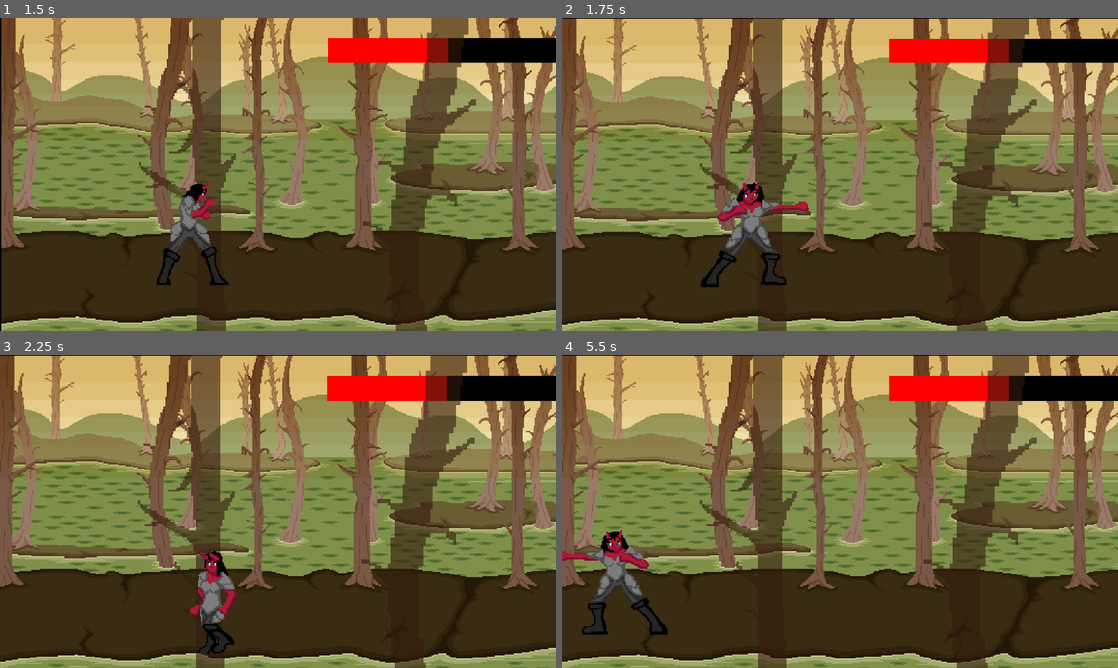
Above: before the commit, frames 1-4 (two rows, left to right).
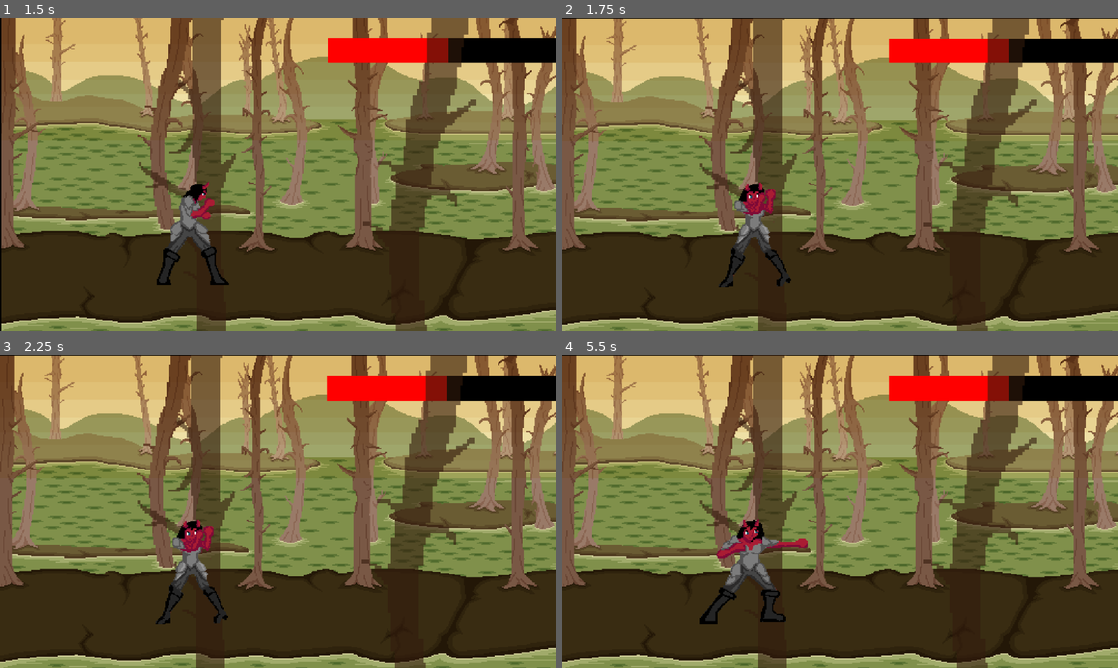
Above: after the commit, the same moments.

Repository: SnapdCC/Ultimatum
Game: Godot game, scene res://Screens/MainScreen.tscn
The game is run twice, just before and just after one commit, with the same random seed, the same clock (stepped at 60 frames per second) and the same inputs.
Inputs:
- Up to frame 1 (1.5 s): click "Play" at 0.5 s; hold Right (ui_right) from 1.28 s (still down); tap A (punch) at 1.35 s
- Up to frame 2 (1.75 s): keep holding Right (ui_right); tap D (guard, bound only after the commit) at 1.55 s
- Up to frame 3 (2.25 s): release Right (ui_right) at 2.03 s; hold Down (ui_down) from 2.03 s (still down); tap D (guard, bound only after the commit) at 2.1 s
- Up to frame 4 (5.5 s): tap A (punch) at 2.3, 3.6, 5.1 s; release Down (ui_down) at 2.78 s; hold Right (ui_right) 2.78-3.53 s; tap S (kick) at 2.85 s; tap D (guard, bound only after the commit) at 3.05, 4.35 s; hold Up (ui_up) 3.53-4.28 s; hold Left (ui_left) from 4.28 s (still down)

Frame 1 is identical in both runs. In frame 2, 1.7% of the frame differs, in the area x 25-45%, y 52-86%; in frame 3, 2.4%; in frame 4, 3.6%, in the area x 0-45%, y 52-90%.

Commit message:
Guard

Diff:
--- a/newgame/Player/Player.gd
+++ b/newgame/Player/Player.gd
@@ -6,6 +6,7 @@
 
 var health = 50
 
+var isPunching = false
 var canDoubleHit = false
 var isDoubleHitActive = false
 var isKicking = false
@@ -22,11 +23,6 @@
 var anim_new
 onready var animationPlayer = $AnimationPlayer
 
-# Declare member variables here. Examples:
-# var a = 2
-# var b = "text"
-
-var isPunching = false
 
 # Called when the node enters the scene tree for the first time.
 func _ready():
@@ -58,7 +54,11 @@
 		isKicking = true
 		tempAnim = "Heavy Attack"
 
-	if (!isPunching and !isKicking):
+	if (Input.is_action_just_pressed("guard")):
+		isGuarding = true
+		tempAnim = "Guard"
+
+	if (!isPunching and !isKicking and !isGuarding):
 		if Input.is_action_pressed("ui_right"):
 			velocity.x += 1
 		if Input.is_action_pressed("ui_left"):
@@ -110,6 +110,8 @@
 		isDoubleHitActive = false
 	elif (anim_name == "Heavy Attack"):
 		isKicking = false
+	elif (anim_name == "Guard"):
+		isGuarding = false
 
 # area for hits
 func _on_HurtArea_area_entered(area):
--- a/newgame/Player/Player.tscn
+++ b/newgame/Player/Player.tscn
@@ -254,8 +254,7 @@
 "values": [ Vector2( -1, -31 ) ]
 }
 
-[sub_resource type="Animation" id=21]
-resource_name = "Heavy Attack"
+[sub_resource type="Animation" id=22]
 length = 0.6
 tracks/0/type = "value"
 tracks/0/path = NodePath("Sprite:texture")
@@ -527,17 +526,17 @@
 [node name="AnimationPlayer" type="AnimationPlayer" parent="."]
 anims/Death = SubResource( 19 )
 "anims/Double Punch" = SubResource( 20 )
-anims/Guard = SubResource( 28 )
-"anims/Heavy Attack" = SubResource( 21 )
-anims/Idle = SubResource( 22 )
-anims/Punch = SubResource( 23 )
-anims/Walk = SubResource( 24 )
+anims/Guard = SubResource( 21 )
+"anims/Heavy Attack" = SubResource( 22 )
+anims/Idle = SubResource( 23 )
+anims/Punch = SubResource( 24 )
+anims/Walk = SubResource( 25 )
 
 [node name="Sprite" type="Sprite" parent="."]
 position = Vector2( -1, -31 )
-texture = ExtResource( 6 )
+texture = ExtResource( 11 )
 region_enabled = true
-region_rect = Rect2( 32, 23, 65, 100 )
+region_rect = Rect2( 47, 24, 65, 100 )
 
 [node name="HurtArea" type="Area2D" parent="Sprite"]
 position = Vector2( 1, 31 )
--- a/newgame/project.godot
+++ b/newgame/project.godot
@@ -64,6 +64,11 @@
 "events": [ Object(InputEventKey,"resource_local_to_scene":false,"resource_name":"","device":0,"alt":false,"shift":false,"control":false,"meta":false,"command":false,"pressed":false,"scancode":83,"unicode":0,"echo":false,"script":null)
  ]
 }
+guard={
+"deadzone": 0.5,
+"events": [ Object(InputEventKey,"resource_local_to_scene":false,"resource_name":"","device":0,"alt":false,"shift":false,"control":false,"meta":false,"command":false,"pressed":false,"scancode":68,"unicode":0,"echo":false,"script":null)
+ ]
+}
 
 [layer_names]
 
Not shown: 6 places in newgame/Player/Player.tscn that only renumber resources
